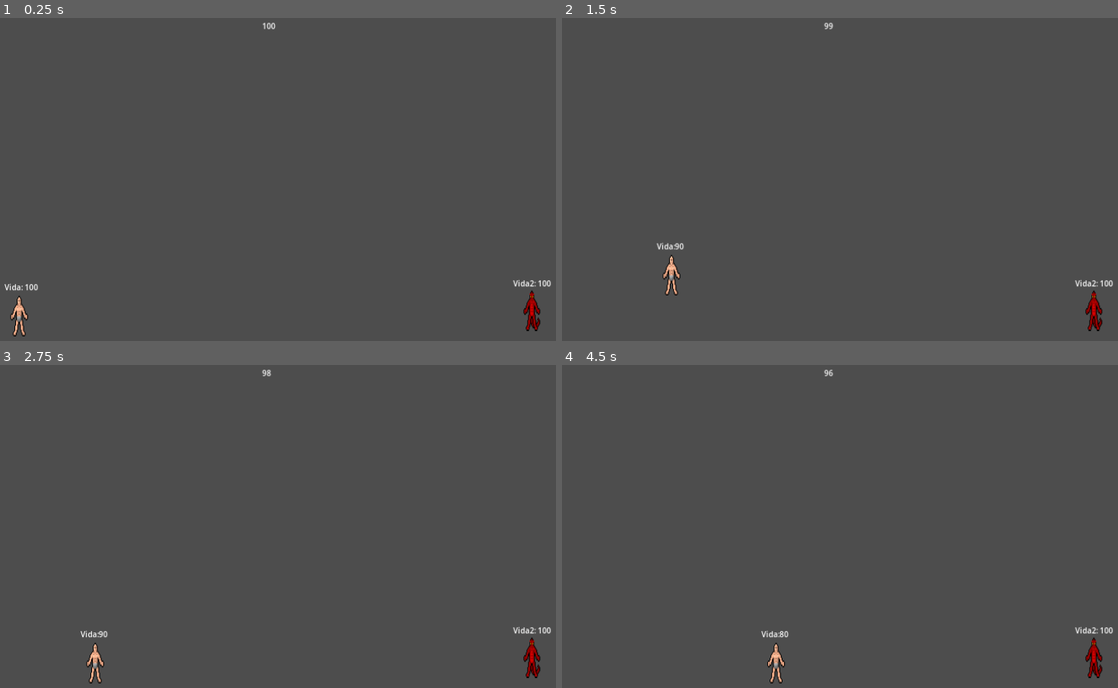
Above: before the commit, frames 1-4 (two rows, left to right).
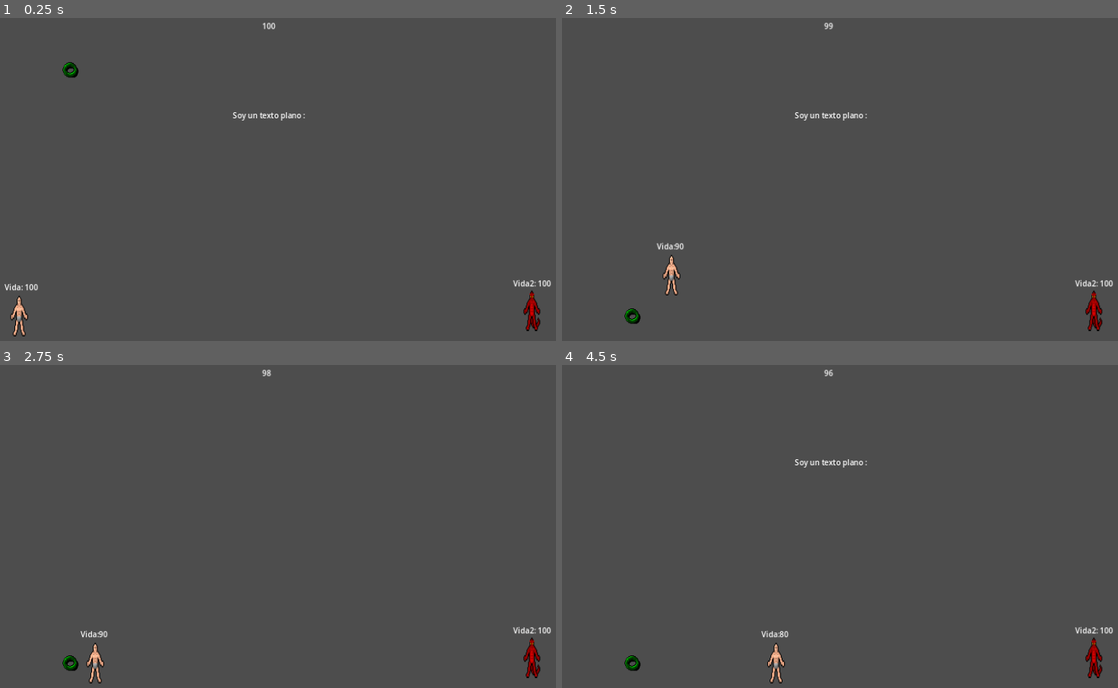
Above: after the commit, the same moments.

Repository: Ferbinand/intento_wo_1
Game: Godot game, scene res://scene/main.tscn
Same seed, same stepped clock (60 frames per second), same inputs: the game is played once before the commit and once after it. The project has no main scene, so this scene is started directly.
Inputs:
- Up to frame 1 (0.25 s): no input
- Up to frame 2 (1.5 s): tap Enter at 0.5 s; hold D (mover_derecha) from 0.53 s (still down); tap E at 0.6, 1.35 s; tap W (saltar) at 0.77 s
- Up to frame 3 (2.75 s): tap W (saltar) at 1.52 s; release D (mover_derecha) at 2.03 s; hold A (mover_izquierda) from 2.03 s (still down); tap E at 2.1 s
- Up to frame 4 (4.5 s): release A (mover_izquierda) at 2.78 s; hold D (mover_derecha) 2.78-4.28 s; tap E at 2.85, 3.6, 4.35 s; tap W (saltar) at 3.02, 3.77 s; hold A (mover_izquierda) from 4.28 s (still down)

The runs differ from the first frame. In frame 1, 0.2% of the frame differs, in the area x 11-55%, y 13-32%; in frame 2, 0.2%; in frame 3, 0.1%; in frame 4, 0.2%.

Commit message:
item con caida
falta corregir el tope del terreno como limite

Diff:
--- a/scene/main.tscn
+++ b/scene/main.tscn
@@ -1,9 +1,11 @@
-[gd_scene load_steps=10 format=3 uid="uid://dqja73brdk8kp"]
+[gd_scene load_steps=13 format=3 uid="uid://dqja73brdk8kp"]
 
 [ext_resource type="Script" path="res://scripts/main.gd" id="1_8buhn"]
 [ext_resource type="Script" path="res://scripts/personaje.gd" id="2_hjrxe"]
 [ext_resource type="Texture2D" uid="uid://bqh312yhlgj1y" path="res://art/player1.png" id="2_q716n"]
 [ext_resource type="Texture2D" uid="uid://ccm36yi5hq8tm" path="res://art/player2.png" id="3_vwm5a"]
+[ext_resource type="Script" path="res://scripts/item_recolectable.gd" id="5_roxaf"]
+[ext_resource type="Texture2D" uid="uid://dy2g31okmwouk" path="res://art/item2.png" id="5_t12nc"]
 
 [sub_resource type="RectangleShape2D" id="RectangleShape2D_1r42t"]
 size = Vector2(1296.5, 39)
@@ -18,12 +20,15 @@
 radius = 18.0
 height = 84.0
 
+[sub_resource type="CircleShape2D" id="CircleShape2D_4yr52"]
+radius = 16.2788
+
 [sub_resource type="Theme" id="Theme_pr5kf"]
 
 [node name="Main" type="Node2D"]
 script = ExtResource("1_8buhn")
 
-[node name="Terreno" type="Node2D" parent="."]
+[node name="Terreno" type="Node2D" parent="." groups=["terreno"]]
 
 [node name="StaticBody2D" type="StaticBody2D" parent="Terreno"]
 
@@ -86,7 +91,17 @@
 offset_bottom = -46.0
 text = "Vida2: 100"
 
-[node name="Item" type="Node2D" parent="."]
+[node name="ItemRecolectable" type="Area2D" parent="."]
+position = Vector2(205, 105)
+script = ExtResource("5_roxaf")
+
+[node name="Sprite2D" type="Sprite2D" parent="ItemRecolectable"]
+position = Vector2(0.500014, -1.5)
+scale = Vector2(1.15625, 1.46875)
+texture = ExtResource("5_t12nc")
+
+[node name="CollisionShape2D" type="CollisionShape2D" parent="ItemRecolectable"]
+shape = SubResource("CircleShape2D_4yr52")
 
 [node name="PartidaTimer" type="Timer" parent="."]
 
@@ -125,4 +140,11 @@
 theme = SubResource("Theme_pr5kf")
 columns = 3
 
+[node name="LabelItem" type="Label" parent="UI/Inventario"]
+layout_mode = 2
+text = "Soy un texto plano : "
+
+[node name="ImgItem" type="Sprite2D" parent="UI/Inventario"]
+
+[connection signal="body_entered" from="ItemRecolectable" to="Player1/CharacterBody2D" method="_on_item_recolectable_body_entered"]
 [connection signal="timeout" from="PartidaTimer" to="." method="_on_partida_timer_timeout"]
--- /dev/null
+++ b/scripts/item_recolectable.gd
@@ -0,0 +1,16 @@
+extends Area2D
+
+@export var gravity_force := 800  # Fuerza de la gravedad
+@export var velocity := Vector2.ZERO  # Velocidad inicial del ítem
+
+func _ready():
+	pass
+
+func _physics_process(delta):
+	# Aplicar gravedad
+	velocity.y += gravity_force * delta
+	position += velocity * delta  # Mueve el ítem según la velocidad
+	# Detener el movimiento al alcanzar un límite, si es necesario
+	if position.y >= 650:  # Supón que 500 es el suelo
+		velocity = Vector2.ZERO
+		position.y = 650
--- a/scripts/personaje.gd
+++ b/scripts/personaje.gd
@@ -40,3 +40,8 @@
 		vida = 0
 		print("El personaje ha muerto")  # Esto puede reemplazarse con una lógica de muerte.
 	label_vida.text = "Vida:" + str(vida)
+
+
+func _on_item_recolectable_body_entered(body: Node2D) -> void:
+	print("Objeto recolectado")
+	pass # Replace with function body.
